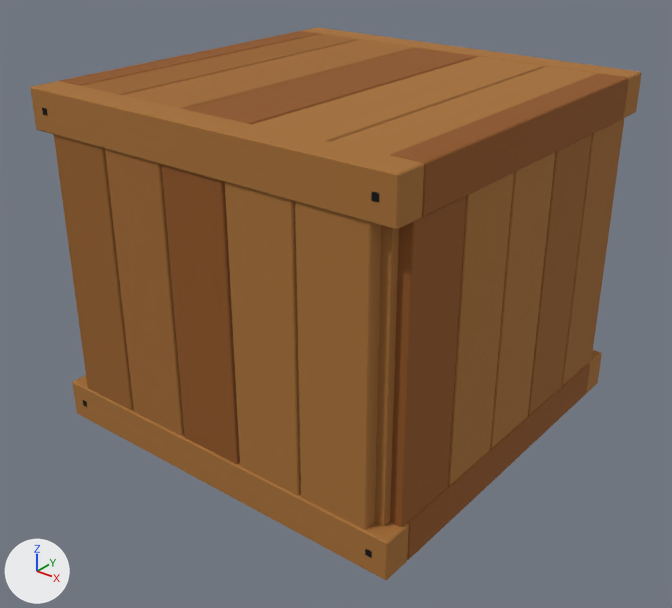
A saved change to the Blender file src/game/models/castle/props/wooden-crate.blend.
Camera for both pictures: a camera (50 mm lens) standing at (0.729, -0.931, 0.727) and looking at (0.01, -0.032, 0.17). Lighting does not change. The marker at lower left points along +X, +Y and +Z. The older version comes first.

The first picture shows 'End frame rail.001', 'End frame rail.002', 'End frame rail.003', 'Face frame rail', 'Face frame rail.001', 'Face frame rail.002', 'Face frame rail.003', 'Lid and floor board.001', 'Lid and floor board.003', 'Lid and floor board.005', 'Lid and floor board.007', 'Lid and floor board.009', 'Solid timber backing', 'Upright end board.005', 'Upright end board.006', 'Upright end board.007', 'Upright end board.008', 'Upright end board.009', 'Upright face board', 'Upright face board.001', 'Upright face board.002', 'Upright face board.003', 'Upright face board.004' and 2 more.
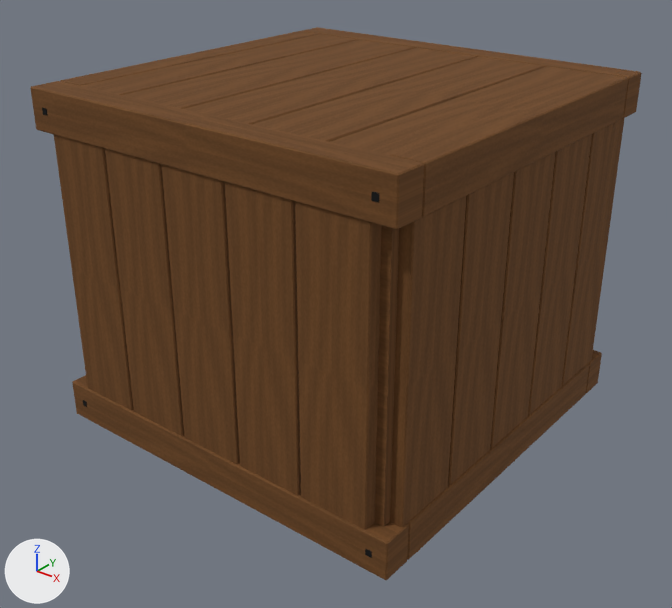
Boxes [x1, y1, x2, y2] around the edits, measured in the pictures (672 x 608 px):
'Face frame rail.001', surface changed (darker)
    both: [30, 81, 424, 230]
'Upright face board.004', surface changed (darker)
    both: [295, 202, 381, 530]
'Upright face board.003', surface changed (darker)
    both: [225, 182, 301, 495]
'Upright end board.005', surface changed
    both: [390, 196, 466, 527]
'Upright face board.002', surface changed
    both: [162, 165, 240, 464]
'Upright face board.001', surface changed (darker)
    both: [105, 149, 184, 436]
'End frame rail.003', surface changed
    both: [390, 73, 628, 217]
'Face frame rail', surface changed (darker)
    both: [72, 375, 409, 580]
'Upright end board.006', surface changed (darker)
    both: [448, 172, 514, 485]
'Upright face board', surface changed (darker)
    both: [54, 135, 134, 410]
'Upright end board.007', surface changed (darker)
    both: [490, 152, 555, 448]
'Upright end board.008', surface changed
    both: [528, 134, 592, 415]
'Lid and floor board.007', surface changed (darker)
    both: [252, 57, 544, 142]
'Upright end board.009', surface changed (darker)
    both: [562, 118, 624, 385]
'Lid and floor board.005', surface changed
    both: [185, 48, 476, 124]
'Lid and floor board.009', surface changed (darker)
    both: [330, 66, 598, 159]
'Lid and floor board.003', surface changed (darker)
    both: [123, 40, 415, 109]
'End frame rail.002', surface changed
    both: [407, 363, 589, 560]
'Solid timber backing', surface changed (darker)
    both: [375, 226, 399, 527]
'Lid and floor board.001', surface changed (darker)
    both: [69, 34, 357, 95]
'Face frame rail.003', surface changed
    both: [302, 27, 642, 118]
'End frame rail.001', surface changed
    both: [60, 31, 318, 86]
'Face frame rail.002', surface changed (darker)
    both: [586, 350, 602, 393]

Edits to the bpy script that builds the scene:
```text
Change mat_dry_oak_stave_0_002:
    where n0 = _N.new('ShaderNodeBsdfPrincipled'); n0.name = 'Principled BSDF'
    remove n0.inputs[0].default_value = (0.32, 0.13, 0.032, 1.0)  # 'Base Color', brown #996532
    add n2 = _N.new('ShaderNodeTexImage'); n2.name = 'Shared irregular oak grain'
    add n2.image = img_dry_timber_grain_001
    add n3 = _N.new('ShaderNodeUVMap'); n3.name = 'UV Map'
    add n3.uv_map = 'WoodGrain'
    add n4 = _N.new('ShaderNodeMixRGB'); n4.name = 'Authored wood colour'
    add n4.blend_type = 'MULTIPLY'
    add n4.inputs[0].default_value = 1.0  # 'Factor'
    add n4.inputs[2].default_value = (1.0, 1.0, 1.0, 1.0)  # 'Color2', white #ffffff
    add _L.new(n3.outputs[0], n2.inputs[0])  # 'UV' to 'Vector'
    add _L.new(n2.outputs[0], n4.inputs[1])  # 'Color' to 'Color1'
    add _L.new(n4.outputs[0], n0.inputs[0])  # 'Color' to 'Base Color'
Change mat_dry_oak_stave_2_002:
    where n0 = _N.new('ShaderNodeBsdfPrincipled'); n0.name = 'Principled BSDF'
    remove n0.inputs[0].default_value = (0.28, 0.1, 0.025, 1.0)  # 'Base Color', brown #90592c
    add n2 = _N.new('ShaderNodeTexImage'); n2.name = 'Shared irregular oak grain'
    add n2.image = img_dry_timber_grain_001
    add n3 = _N.new('ShaderNodeUVMap'); n3.name = 'UV Map'
    add n3.uv_map = 'WoodGrain'
    add n4 = _N.new('ShaderNodeMixRGB'); n4.name = 'Authored wood colour'
    add n4.blend_type = 'MULTIPLY'
    add n4.inputs[0].default_value = 1.0  # 'Factor'
    add n4.inputs[2].default_value = (1.0, 1.0, 1.0, 1.0)  # 'Color2', white #ffffff
    add _L.new(n3.outputs[0], n2.inputs[0])  # 'UV' to 'Vector'
    add _L.new(n2.outputs[0], n4.inputs[1])  # 'Color' to 'Color1'
    add _L.new(n4.outputs[0], n0.inputs[0])  # 'Color' to 'Base Color'
Change mat_dry_oak_stave_1_002:
    where n0 = _N.new('ShaderNodeBsdfPrincipled'); n0.name = 'Principled BSDF'
    remove n0.inputs[0].default_value = (0.36, 0.15, 0.04, 1.0)  # 'Base Color', brown #a26c38
    add n2 = _N.new('ShaderNodeTexImage'); n2.name = 'Shared irregular oak grain'
    add n2.image = img_dry_timber_grain_001
    add n3 = _N.new('ShaderNodeUVMap'); n3.name = 'UV Map'
    add n3.uv_map = 'WoodGrain'
    add n4 = _N.new('ShaderNodeMixRGB'); n4.name = 'Authored wood colour'
    add n4.blend_type = 'MULTIPLY'
    add n4.inputs[0].default_value = 1.0  # 'Factor'
    add n4.inputs[2].default_value = (1.0, 1.0, 1.0, 1.0)  # 'Color2', white #ffffff
    add _L.new(n3.outputs[0], n2.inputs[0])  # 'UV' to 'Vector'
    add _L.new(n2.outputs[0], n4.inputs[1])  # 'Color' to 'Color1'
    add _L.new(n4.outputs[0], n0.inputs[0])  # 'Color' to 'Base Color'
Change mat_dry_oak_stave_3_002:
    where n0 = _N.new('ShaderNodeBsdfPrincipled'); n0.name = 'Principled BSDF'
    remove n0.inputs[0].default_value = (0.39, 0.17, 0.045, 1.0)  # 'Base Color', brown #a8733c
    add n2 = _N.new('ShaderNodeTexImage'); n2.name = 'Shared irregular oak grain'
    add n2.image = img_dry_timber_grain_001
    add n3 = _N.new('ShaderNodeUVMap'); n3.name = 'UV Map'
    add n3.uv_map = 'WoodGrain'
    add n4 = _N.new('ShaderNodeMixRGB'); n4.name = 'Authored wood colour'
    add n4.blend_type = 'MULTIPLY'
    add n4.inputs[0].default_value = 1.0  # 'Factor'
    add n4.inputs[2].default_value = (1.0, 1.0, 1.0, 1.0)  # 'Color2', white #ffffff
    add _L.new(n3.outputs[0], n2.inputs[0])  # 'UV' to 'Vector'
    add _L.new(n2.outputs[0], n4.inputs[1])  # 'Color' to 'Color1'
    add _L.new(n4.outputs[0], n0.inputs[0])  # 'Color' to 'Base Color'
Change mat_dry_oak_stave_4_002:
    where n0 = _N.new('ShaderNodeBsdfPrincipled'); n0.name = 'Principled BSDF'
    remove n0.inputs[0].default_value = (0.39, 0.17, 0.045, 1.0)  # 'Base Color', brown #a8733c
    add n2 = _N.new('ShaderNodeTexImage'); n2.name = 'Shared irregular oak grain'
    add n2.image = img_dry_timber_grain_001
    add n3 = _N.new('ShaderNodeUVMap'); n3.name = 'UV Map'
    add n3.uv_map = 'WoodGrain'
    add n4 = _N.new('ShaderNodeMixRGB'); n4.name = 'Authored wood colour'
    add n4.blend_type = 'MULTIPLY'
    add n4.inputs[0].default_value = 1.0  # 'Factor'
    add n4.inputs[2].default_value = (1.0, 1.0, 1.0, 1.0)  # 'Color2', white #ffffff
    add _L.new(n3.outputs[0], n2.inputs[0])  # 'UV' to 'Vector'
    add _L.new(n2.outputs[0], n4.inputs[1])  # 'Color' to 'Color1'
    add _L.new(n4.outputs[0], n0.inputs[0])  # 'Color' to 'Base Color'
Change mat_dry_oak_stave_0:
    where n0 = _N.new('ShaderNodeBsdfPrincipled'); n0.name = 'Principled BSDF'
    remove n0.inputs[0].default_value = (0.39, 0.17, 0.045, 1.0)  # 'Base Color', brown #a8733c
    add n2 = _N.new('ShaderNodeTexImage'); n2.name = 'Shared irregular oak grain'
    add n2.image = img_dry_timber_grain_001
    add n3 = _N.new('ShaderNodeUVMap'); n3.name = 'UV Map'
    add n3.uv_map = 'WoodGrain'
    add n4 = _N.new('ShaderNodeMixRGB'); n4.name = 'Authored wood colour'
    add n4.blend_type = 'MULTIPLY'
    add n4.inputs[0].default_value = 1.0  # 'Factor'
    add n4.inputs[2].default_value = (1.0, 1.0, 1.0, 1.0)  # 'Color2', white #ffffff
    add _L.new(n3.outputs[0], n2.inputs[0])  # 'UV' to 'Vector'
    add _L.new(n2.outputs[0], n4.inputs[1])  # 'Color' to 'Color1'
    add _L.new(n4.outputs[0], n0.inputs[0])  # 'Color' to 'Base Color'
```
